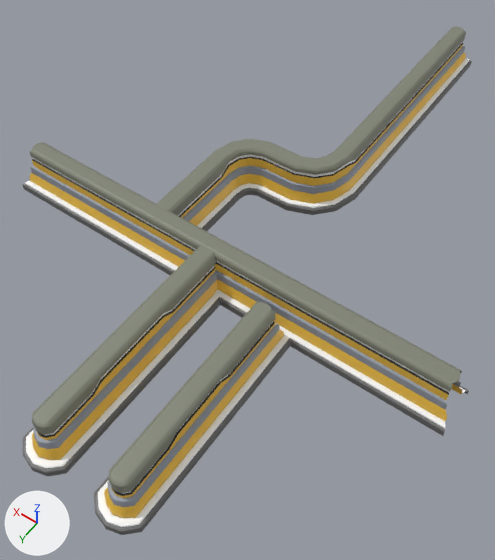
Renders of the FBX model Assets/Models/Level13/Level13_Small_walls.fbx from each side of a commit.
Before and after are seen from a 50 mm lens placed at (-1.88, 2.72, 3.78), pointed at (-0.06, 0.16, -0.23). The axes (+X, +Y, +Z) are drawn at lower left. The lights are the same throughout. Where no turn or scale is listed for an object, it has been applied to the vertices.

The first picture shows 'Small_wall_L14', 'Small_wallv1_11', 'Small_wallv1_7', 'Small_wallv2_8'.
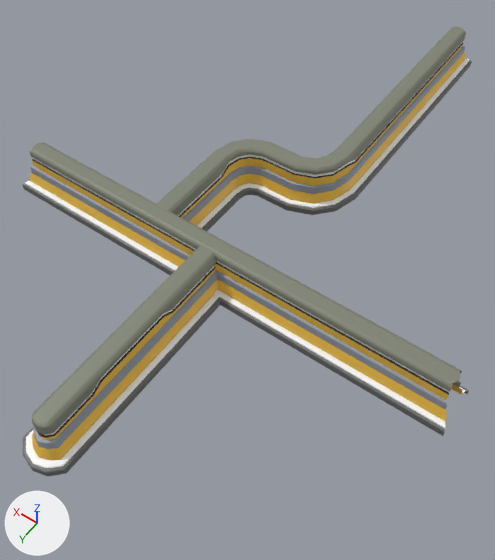
Changed parts and their boxes [x1, y1, x2, y2] in the pictures (495 x 560 px):
'Small_wallv1_11', deleted: before [94, 301, 290, 535]
    faces in mat_wall_blue_for_pipe (grey #818575): [109, 301, 276, 493]
    faces in mat_wall_gold (yellow #f4c342): [104, 323, 284, 518]
    faces in mat_wall_white (white #ffffff): [98, 335, 289, 527]
    faces in mat_wall_metal (dark grey #6d6d6d): [94, 340, 290, 535]
    faces in mat_wall_base (grey #939aa6): [107, 324, 280, 507]

Patch to the scene script:
```diff
--- a/Assets/Models/Level13/Level13_Small_walls.fbx.py
+++ b/Assets/Models/Level13/Level13_Small_walls.fbx.py
@@ ob_small_wallv1_11 @@
-ob_small_wallv1_11 = bpy.data.objects.new('Small_wallv1_11', me_mesh_003)
-ob_small_wallv1_11.location = (-0.526, 0.887, 0.173)
```
